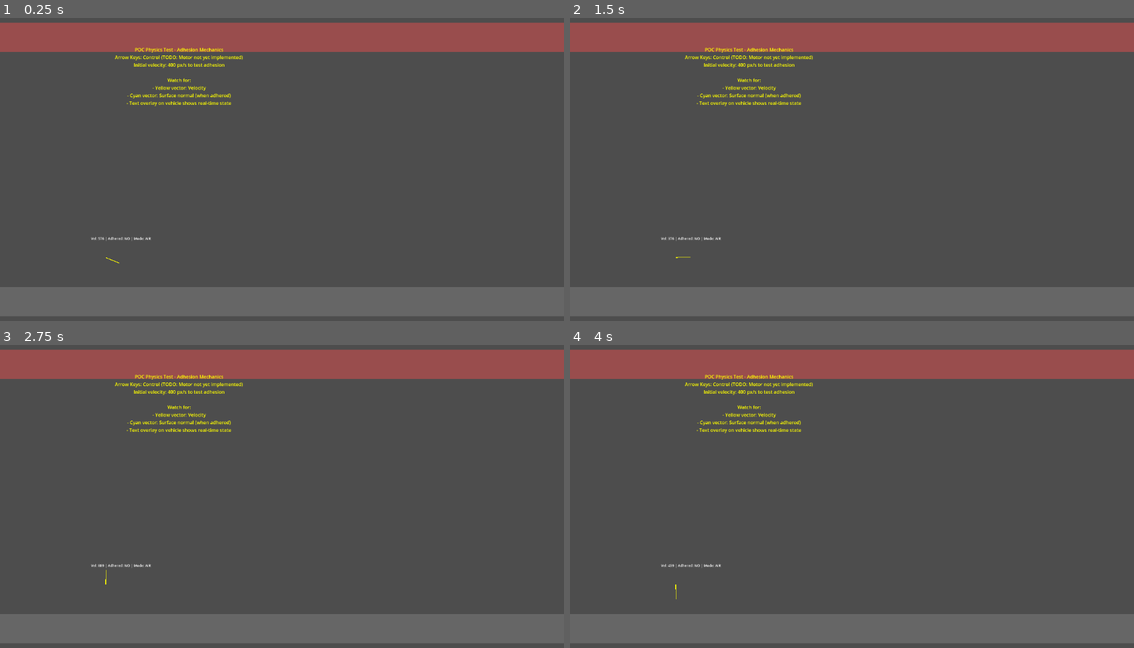
Above: before the commit, frames 1-4 (two rows, left to right).
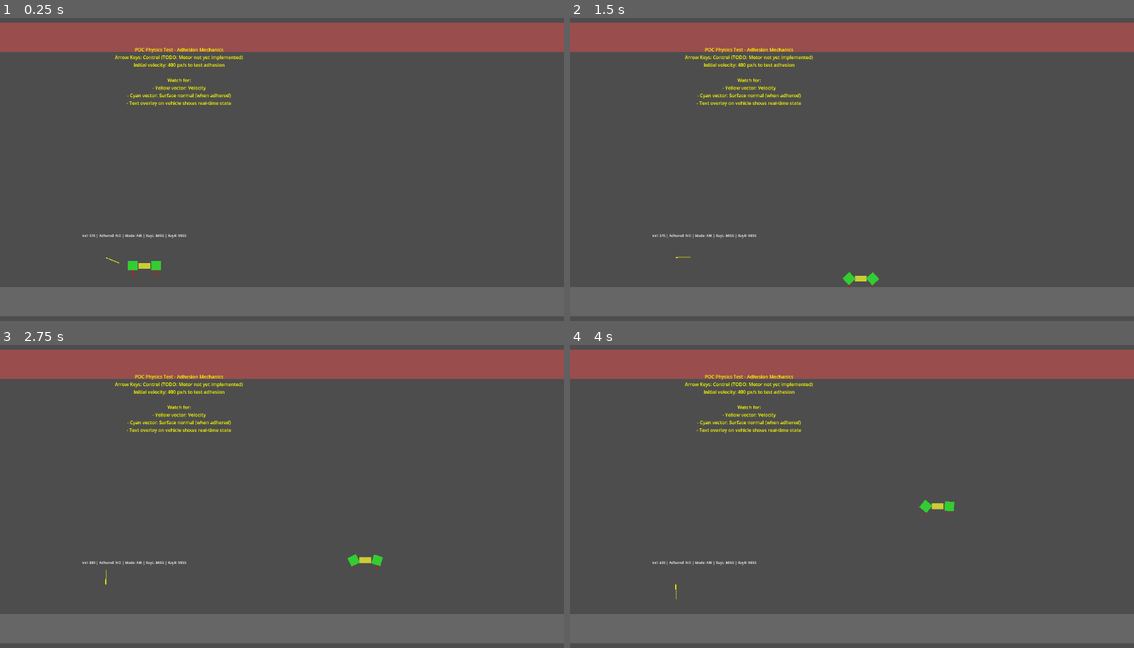
Above: after the commit, the same moments.

Repository: G36maid/Flipside-Godot
Game: Godot game, scene res://src/levels/test/poc_physics.tscn
The game is run twice, just before and just after one commit, with the same random seed, the same clock (stepped at 60 frames per second) and the same inputs.
Inputs:
- Up to frame 1 (0.25 s): no input
- Up to frame 2 (1.5 s): hold Right (ui_right) 0.53-1.28 s; hold Left (ui_left) from 1.28 s (still down)
- Up to frame 3 (2.75 s): release Left (ui_left) at 2.03 s; hold Right (ui_right) from 2.03 s (still down)
- Up to frame 4 (4 s): release Right (ui_right) at 3.53 s; hold Left (ui_left) from 3.53 s (still down)

The runs differ from the first frame. In frame 1, 0.3% of the frame differs, in the area x 14-34%, y 71-85%; in frame 2, 0.3%; in frame 3, 0.3%, in the area x 14-68%, y 68-75%; in frame 4, 0.3%.

Commit message:
feat(debug): add visual indicators and console logging for physics debugging
- Add ColorRect visuals to chassis (yellow) and wheels (green) for clearer observation
- Enhance RayCast debug drawing with color coding (red=miss, green=hit)
- Add yellow collision point circles when raycasts detect ground
- Expand debug text overlay to show individual ray status (RayL/RayR)
- Add console logging for state transitions with frame counter and detailed metrics
- Helps diagnose the floating/bouncing issue by making ground contact visible

Diff:
--- a/src/entities/vehicle/vehicle.tscn
+++ b/src/entities/vehicle/vehicle.tscn
@@ -15,6 +15,13 @@
 contact_monitor = true
 max_contacts_reported = 4
 
+[node name="Visual" type="ColorRect" parent="Chassis"]
+offset_left = -20.0
+offset_top = -10.0
+offset_right = 20.0
+offset_bottom = 10.0
+color = Color(0.8, 0.8, 0.2, 1)
+
 [node name="WheelLeft" type="RigidBody2D" parent="."]
 position = Vector2(-40, 0)
 mass = 0.5
@@ -24,6 +31,13 @@
 
 [node name="CollisionShape2D" type="CollisionShape2D" parent="WheelLeft"]
 shape = SubResource("CircleShape2D_wheel")
+
+[node name="Visual" type="ColorRect" parent="WheelLeft"]
+offset_left = -16.0
+offset_top = -16.0
+offset_right = 16.0
+offset_bottom = 16.0
+color = Color(0.2, 0.8, 0.2, 1)
 
 [node name="GroundDetector" type="RayCast2D" parent="WheelLeft"]
 enabled = true
@@ -40,6 +54,13 @@
 
 [node name="CollisionShape2D" type="CollisionShape2D" parent="WheelRight"]
 shape = SubResource("CircleShape2D_wheel")
+
+[node name="Visual" type="ColorRect" parent="WheelRight"]
+offset_left = -16.0
+offset_top = -16.0
+offset_right = 16.0
+offset_bottom = 16.0
+color = Color(0.2, 0.8, 0.2, 1)
 
 [node name="GroundDetector" type="RayCast2D" parent="WheelRight"]
 enabled = true
--- a/src/entities/vehicle/vehicle_controller.gd
+++ b/src/entities/vehicle/vehicle_controller.gd
@@ -75,11 +75,29 @@
 # PHYSICS LOOP
 # ========================================
 
+# Debug tracking
+var _last_adhered_state: bool = false
+var _debug_frame_counter: int = 0
+
 func _physics_process(delta: float) -> void:
 	_update_physics_state()
 	_handle_input(delta)
 	_apply_adhesion_forces()
 	queue_redraw()  # Trigger debug visualization
+
+	# Debug: Print state changes
+	_debug_frame_counter += 1
+	if is_adhered != _last_adhered_state:
+		print("[Frame %d] State changed: %s → %s | Velocity: %.1f | RayL: %s | RayR: %s | WheelLeft Y: %.1f" % [
+			_debug_frame_counter,
+			"GROUND" if _last_adhered_state else "AIR",
+			"GROUND" if is_adhered else "AIR",
+			current_velocity,
+			"HIT" if ray_left.is_colliding() else "MISS",
+			"HIT" if ray_right.is_colliding() else "MISS",
+			wheel_left.global_position.y
+		])
+		_last_adhered_state = is_adhered
 
 # ========================================
 # STATE DETECTION
@@ -221,10 +239,33 @@
 		var normal_vis: Vector2 = surface_normal * 50.0
 		draw_line(Vector2.ZERO, normal_vis, GlobalConstants.DEBUG_ADHESION_COLOR, 2.0)
 
+	# Draw RayCast detectors (red = not colliding, green = colliding)
+	var ray_left_color: Color = Color.RED if not ray_left.is_colliding() else Color.GREEN
+	var ray_right_color: Color = Color.RED if not ray_right.is_colliding() else Color.GREEN
+
+	var ray_left_start: Vector2 = wheel_left.position
+	var ray_left_end: Vector2 = wheel_left.position + ray_left.target_position
+	draw_line(ray_left_start, ray_left_end, ray_left_color, 2.0)
+
+	var ray_right_start: Vector2 = wheel_right.position
+	var ray_right_end: Vector2 = wheel_right.position + ray_right.target_position
+	draw_line(ray_right_start, ray_right_end, ray_right_color, 2.0)
+
+	# Draw collision points if detected
+	if ray_left.is_colliding():
+		var collision_point: Vector2 = ray_left.get_collision_point() - global_position
+		draw_circle(collision_point, 4.0, Color.YELLOW)
+
+	if ray_right.is_colliding():
+		var collision_point: Vector2 = ray_right.get_collision_point() - global_position
+		draw_circle(collision_point, 4.0, Color.YELLOW)
+
 	# Draw state text
-	var state_text: String = "Vel: %.0f | Adhered: %s | Mode: %s" % [
+	var state_text: String = "Vel: %.0f | Adhered: %s | Mode: %s | RayL: %s | RayR: %s" % [
 		current_velocity,
 		"YES" if is_adhered else "NO",
-		"GROUND" if control_state == ControlState.GROUND else "AIR"
+		"GROUND" if control_state == ControlState.GROUND else "AIR",
+		"HIT" if ray_left.is_colliding() else "MISS",
+		"HIT" if ray_right.is_colliding() else "MISS"
 	]
-	draw_string(ThemeDB.fallback_font, Vector2(-50, -60), state_text, HORIZONTAL_ALIGNMENT_LEFT, -1, 12, Color.WHITE)
+	draw_string(ThemeDB.fallback_font, Vector2(-80, -70), state_text, HORIZONTAL_ALIGNMENT_LEFT, -1, 12, Color.WHITE)
